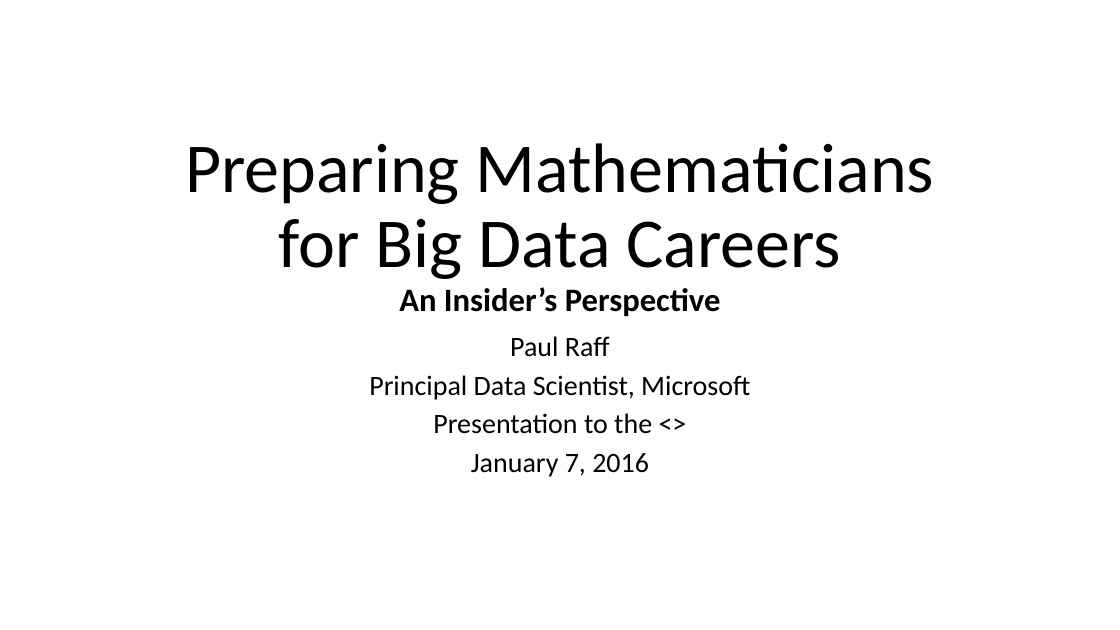
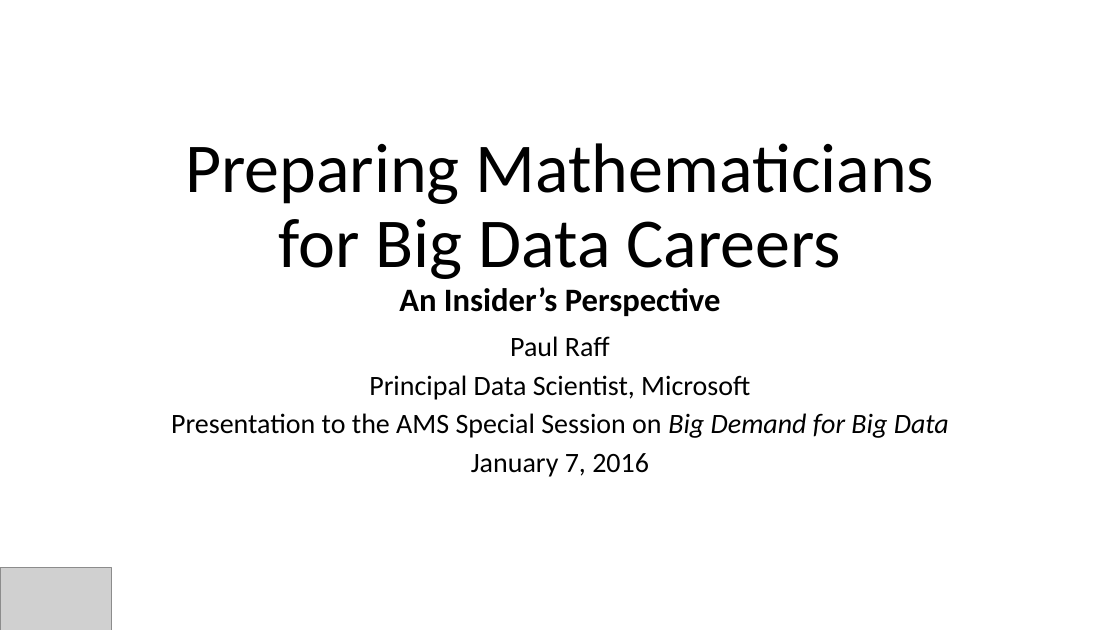
Before and after one commit to paulraff/2016JointMeetings, a slide deck: slide 1 of Preparing Mathematicians for Data Science Careers - 2.pptx. Drawn at 1120x630 pixels with LibreOffice and Linux fonts; fonts in the diff are those of the drawing; grey boxes stand for pictures. Boxes give left, top, right and bottom in pixels: in the first picture for what was removed or moved away, otherwise in the second. Text is boxed around its words. In the diff, an @@ line names an element or a change of style, - is before the commit and + after.

```diff
--- a/Preparing Mathematicians for Data Science Careers - 2.pptx
+++ b/Preparing Mathematicians for Data Science Careers - 2.pptx
@@ subtitle at (171,413,949,438): text changed @@
-Presentation to the <>
+Presentation to the AMS Special Session on Big Demand for Big Data
@@ picture added at (0,568,111,630) @@
```
Also in this commit, not shown: 24 other slides changed, 6 slides added, 1 slide removed.
